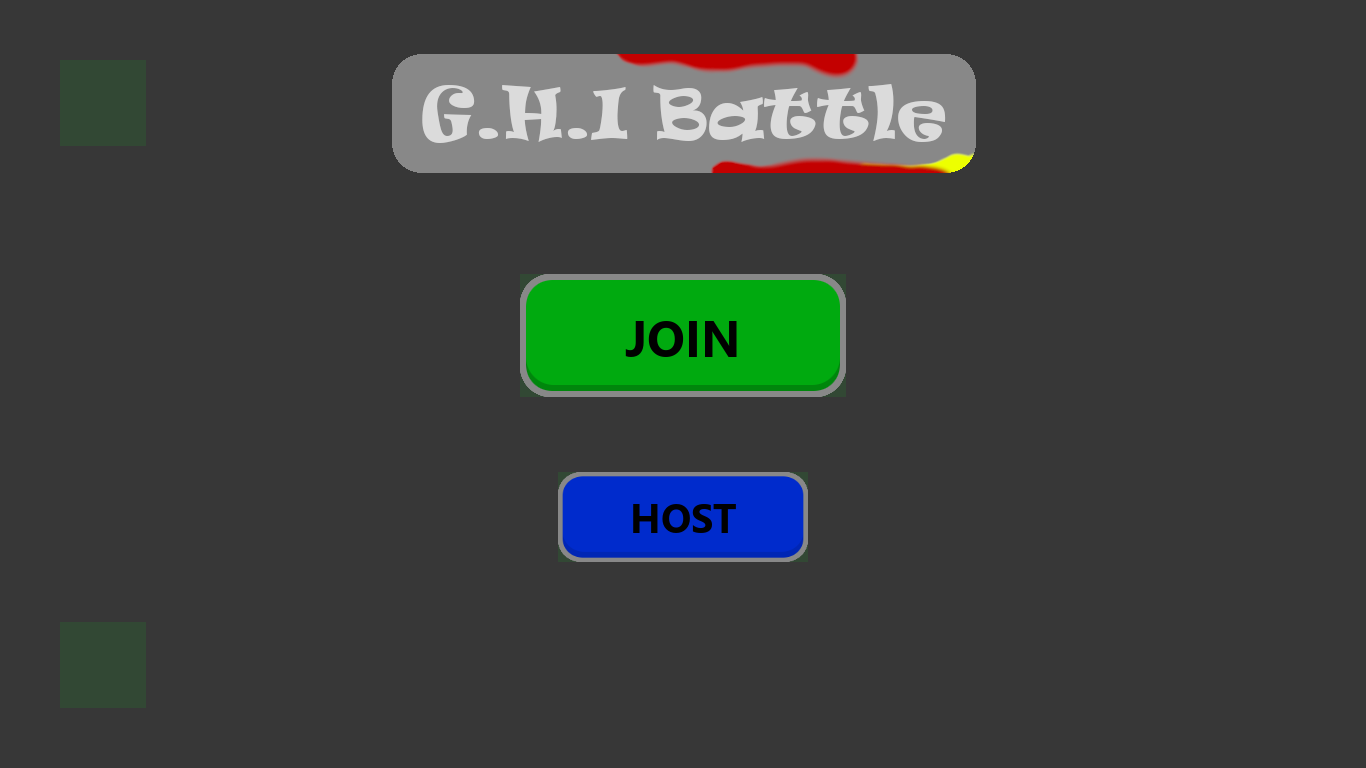
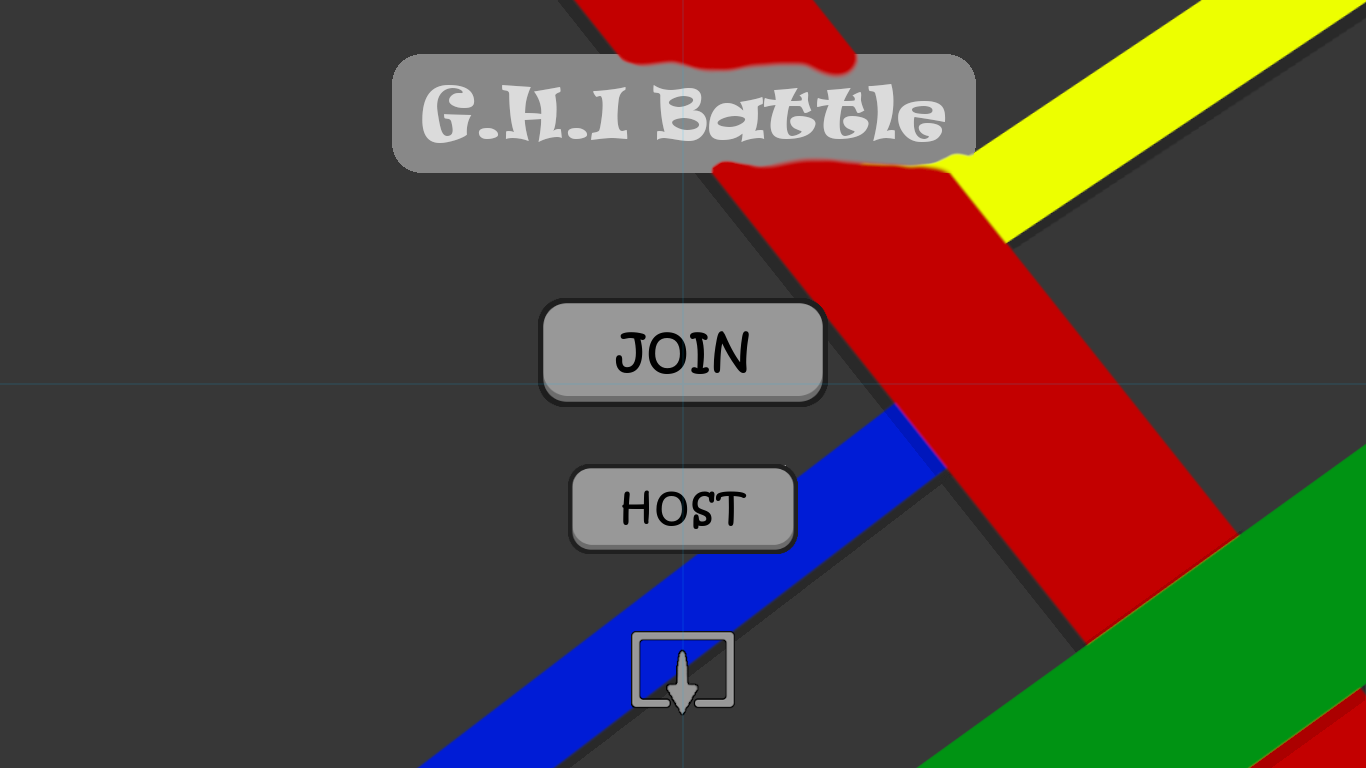
Layered file, before and after one edit (1366 x 768). Changes by layer:
added layer "barres" (10%) above "mainbutton" over [0, 0, 1366, 768]
added group "mainbutton" with 12 layers above "Copie de JOIN Gr" over [538, 298, 1317, 728]
added layer "Copie de ExitBtn" in group "mainbutton" over [631, 631, 735, 716]
moved "JOIN Gr" into group "mainbutton" over [520, 274, 846, 407]
painted on "JOIN" over [615, 321, 749, 374]
painted on "Bord" over [520, 274, 846, 407]
painted on "Clair #1" over [526, 280, 840, 396]
painted on "Foncé #1" over [525, 279, 841, 403]
moved "HOST Gr" into group "mainbutton" over [558, 464, 808, 562]
painted on "HOST" over [622, 490, 747, 533]
painted on "Bord #1" over [558, 464, 808, 562]
painted on "Clair" over [562, 465, 804, 552]
painted on "Foncé" over [561, 467, 805, 559]
hid group "Guides" (4 layers) over [60, 60, 846, 708]
painted on "JOIN G" over [520, 274, 846, 407]
painted on "HOST G" over [558, 464, 808, 562]
added layer "background.png" in group "Done" over [416, 0, 1366, 768]
